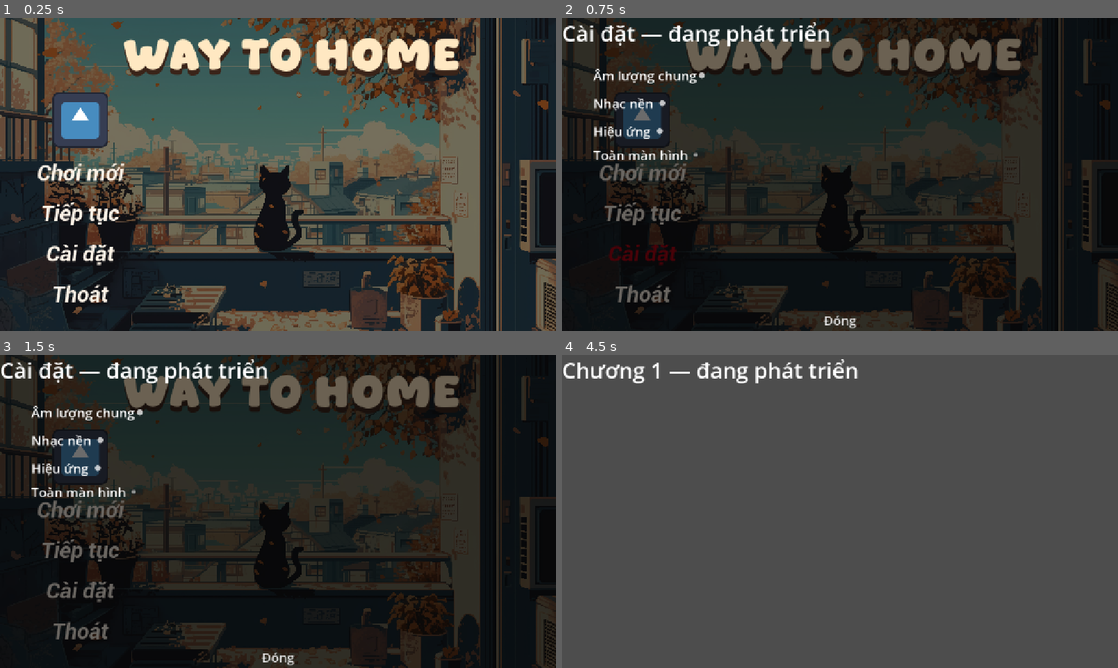
Above: before the commit, frames 1-4 (two rows, left to right).
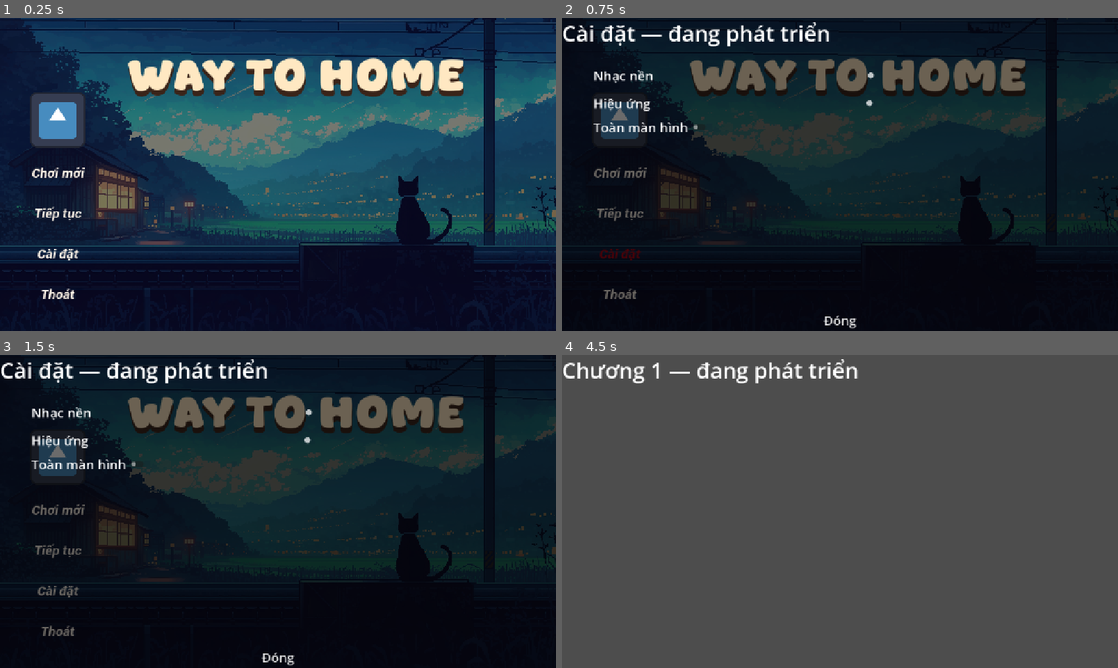
Above: after the commit, the same moments.

Repository: Quannedevlord/Way-To-Home
Game: Godot game, scene res://scenes/main_menu/main_menu.tscn
Two runs of this game, one before a commit and one after it. Both use one fixed random seed, a clock stepped at 60 frames per second and the inputs below. The engine's default icon, where the game draws it, is replaced by a stand-in: a white triangle on a blue panel in a dark square.
Inputs:
- Up to frame 1 (0.25 s): no input
- Up to frame 2 (0.75 s): click "Cài đặt" at 0.5 s
- Up to frame 3 (1.5 s): click "Chơi mới" at 1.25 s
- Up to frame 4 (4.5 s): click "Tiếp tục" at 2 s; click "Thoát" at 2.75 s; click "Đóng" at 3.5 s; click "Chơi mới" at 4.25 s

The runs differ from the first frame. In frame 1, 83% of the frame differs, in the area x 0-100%, y 0-100%; in frame 2, 44%; in frame 3, 44%; in frame 4, nothing differs.

Commit message:
hoan thanh vfx

Diff:
--- a/scenes/main_menu/main_menu.gd
+++ b/scenes/main_menu/main_menu.gd
@@ -1,4 +1,6 @@
 extends Control
+
+const SettingsScript = preload("res://scenes/settings/settings.gd")
 
 @export var start_button: Button
 @export var continue_button: Button
@@ -7,6 +9,7 @@
 
 
 func _ready() -> void:
+	SettingsScript.apply_saved_audio_settings()
 	start_button.pressed.connect(_on_start_pressed)
 	continue_button.pressed.connect(_on_continue_pressed)
 	setting_button.pressed.connect(_on_setting_pressed)
--- a/scenes/main_menu/main_menu.tscn
+++ b/scenes/main_menu/main_menu.tscn
@@ -2,10 +2,11 @@
 
 [ext_resource type="Theme" uid="uid://dw0edg512es" path="res://themes/main_theme.tres" id="1_rtw2f"]
 [ext_resource type="Script" uid="uid://ccaiigwio7fyb" path="res://scenes/main_menu/main_menu.gd" id="2_oa1go"]
-[ext_resource type="Texture2D" uid="uid://vj8ly36y5hg4" path="res://assets/backgrounds/cat-pixel-art-city-scenery-4k-wallpaper-uhdpaper.com-284@5@p.jpg" id="3_tbmy8"]
+[ext_resource type="Texture2D" uid="uid://3opo0lwx3vik" path="res://assets/backgrounds/cat-night-scenery.jpg" id="3_5seab"]
 [ext_resource type="Texture2D" uid="uid://cg8fxk5dxgfof" path="res://icon.svg" id="4_jk1qb"]
 [ext_resource type="FontFile" uid="uid://dufrwosflfo7y" path="res://assets/backgrounds/fonts/Roboto-BoldItalic.ttf" id="5_5dd4i"]
 [ext_resource type="FontFile" uid="uid://br32clludmf7q" path="res://assets/backgrounds/fonts/Creamy Chicken.otf" id="6_lgwnu"]
+[ext_resource type="AudioStream" uid="uid://dyvrysgyoaciy" path="res://assets/backgrounds/audio/bgm/menu3.mp3" id="7_5seab"]
 
 [sub_resource type="StyleBoxEmpty" id="StyleBoxEmpty_uef0c"]
 
@@ -35,7 +36,7 @@
 anchor_bottom = 1.0
 grow_horizontal = 2
 grow_vertical = 2
-texture = ExtResource("3_tbmy8")
+texture = ExtResource("3_5seab")
 expand_mode = 1
 stretch_mode = 6
 
@@ -56,6 +57,7 @@
 
 [node name="main button" type="VBoxContainer" parent="MarginContainer" unique_id=658152569]
 layout_mode = 2
+size_flags_horizontal = 0
 theme_override_constants/separation = 25
 
 [node name="TextureRect" type="TextureRect" parent="MarginContainer/main button" unique_id=812374454]
@@ -74,7 +76,7 @@
 theme_override_colors/font_hover_pressed_color = Color(0, 0, 0, 1)
 theme_override_colors/font_outline_color = Color(0.16862746, 0.22745098, 0.2901961, 1)
 theme_override_fonts/font = ExtResource("5_5dd4i")
-theme_override_font_sizes/font_size = 50
+theme_override_font_sizes/font_size = 30
 theme_override_styles/pressed = SubResource("StyleBoxEmpty_uef0c")
 theme_override_styles/disabled = SubResource("StyleBoxFlat_1m6bl")
 theme_override_styles/focus = SubResource("StyleBoxEmpty_bswgn")
@@ -90,7 +92,7 @@
 theme_override_colors/font_hover_pressed_color = Color(0, 0, 0, 1)
 theme_override_colors/font_outline_color = Color(0.16862746, 0.22745098, 0.2901961, 1)
 theme_override_fonts/font = ExtResource("5_5dd4i")
-theme_override_font_sizes/font_size = 50
+theme_override_font_sizes/font_size = 30
 theme_override_styles/pressed = SubResource("StyleBoxEmpty_uef0c")
 text = "Tiếp tục"
 
@@ -104,7 +106,7 @@
 theme_override_colors/font_hover_pressed_color = Color(0, 0, 0, 1)
 theme_override_colors/font_outline_color = Color(0.16862746, 0.22745098, 0.2901961, 1)
 theme_override_fonts/font = ExtResource("5_5dd4i")
-theme_override_font_sizes/font_size = 50
+theme_override_font_sizes/font_size = 30
 theme_override_styles/pressed = SubResource("StyleBoxEmpty_uef0c")
 text = "Cài đặt"
 
@@ -118,7 +120,7 @@
 theme_override_colors/font_hover_pressed_color = Color(0, 0, 0, 1)
 theme_override_colors/font_outline_color = Color(0.16862746, 0.22745098, 0.2901961, 1)
 theme_override_fonts/font = ExtResource("5_5dd4i")
-theme_override_font_sizes/font_size = 50
+theme_override_font_sizes/font_size = 30
 theme_override_styles/pressed = SubResource("StyleBoxEmpty_uef0c")
 text = "Thoát"
 
@@ -127,10 +129,10 @@
 anchors_preset = 5
 anchor_left = 0.5
 anchor_right = 0.5
-offset_left = -358.0
-offset_top = 23.0
-offset_right = 433.0
-offset_bottom = 188.0
+offset_left = -348.0
+offset_top = 70.0
+offset_right = 443.0
+offset_bottom = 235.0
 grow_horizontal = 2
 theme_override_colors/font_color = Color(1, 0.9098039, 0.7607843, 1)
 theme_override_colors/font_shadow_color = Color(0.22745098, 0.14117648, 0.09803922, 1)
@@ -139,3 +141,8 @@
 theme_override_fonts/font = ExtResource("6_lgwnu")
 theme_override_font_sizes/font_size = 100
 text = "WAY TO HOME"
+
+[node name="BGMPlayer" type="AudioStreamPlayer" parent="." unique_id=2101348592]
+stream = ExtResource("7_5seab")
+autoplay = true
+bus = &"Music"
--- a/scenes/settings/settings.gd
+++ b/scenes/settings/settings.gd
@@ -1,7 +1,10 @@
 extends Control
 
+const SETTINGS_PATH := "user://settings.cfg"
+const DEFAULT_MUSIC_VOLUME := 1.0
+const DEFAULT_SFX_VOLUME := 1.0
+
 @export var close_button: Button
-@export var master_slider: HSlider
 @export var music_slider: HSlider
 @export var sfx_slider: HSlider
 @export var fullscreen_toggle: CheckButton
@@ -9,7 +12,6 @@
 
 func _ready() -> void:
 	close_button.pressed.connect(_on_close_pressed)
-	master_slider.value_changed.connect(_on_master_volume_changed)
 	music_slider.value_changed.connect(_on_music_volume_changed)
 	sfx_slider.value_changed.connect(_on_sfx_volume_changed)
 	fullscreen_toggle.toggled.connect(_on_fullscreen_toggled)
@@ -19,11 +21,6 @@
 
 func _on_close_pressed() -> void:
 	queue_free()
-
-
-func _on_master_volume_changed(value: float) -> void:
-	AudioServer.set_bus_volume_db(AudioServer.get_bus_index("Master"), linear_to_db(value))
-	_save_settings()
 
 
 func _on_music_volume_changed(value: float) -> void:
@@ -46,7 +43,6 @@
 
 func _save_settings() -> void:
 	var config := ConfigFile.new()
-	config.set_value("audio", "master", master_slider.value)
 	config.set_value("audio", "music", music_slider.value)
 	config.set_value("audio", "sfx", sfx_slider.value)
 	config.set_value("display", "fullscreen", fullscreen_toggle.button_pressed)
@@ -55,14 +51,24 @@
 
 func _load_settings() -> void:
 	var config := ConfigFile.new()
-	if config.load("user://settings.cfg") != OK:
-		return  # Chưa từng lưu trước đó, giữ giá trị mặc định trên slider
+	config.load(SETTINGS_PATH)
 
-	master_slider.set_value_no_signal(config.get_value("audio", "master", 1.0))
-	music_slider.set_value_no_signal(config.get_value("audio", "music", 1.0))
-	sfx_slider.set_value_no_signal(config.get_value("audio", "sfx", 1.0))
+	var music_volume: float = config.get_value("audio", "music", DEFAULT_MUSIC_VOLUME)
+	var sfx_volume: float = config.get_value("audio", "sfx", DEFAULT_SFX_VOLUME)
+	music_slider.set_value_no_signal(music_volume)
+	sfx_slider.set_value_no_signal(sfx_volume)
 	fullscreen_toggle.set_pressed_no_signal(config.get_value("display", "fullscreen", false))
+	_apply_audio_settings(music_volume, sfx_volume)
 
-	AudioServer.set_bus_volume_db(AudioServer.get_bus_index("Master"), linear_to_db(master_slider.value))
-	AudioServer.set_bus_volume_db(AudioServer.get_bus_index("Music"), linear_to_db(music_slider.value))
-	AudioServer.set_bus_volume_db(AudioServer.get_bus_index("SFX"), linear_to_db(sfx_slider.value))
+
+static func apply_saved_audio_settings() -> void:
+	var config := ConfigFile.new()
+	config.load(SETTINGS_PATH)
+	var music_volume: float = config.get_value("audio", "music", DEFAULT_MUSIC_VOLUME)
+	var sfx_volume: float = config.get_value("audio", "sfx", DEFAULT_SFX_VOLUME)
+	_apply_audio_settings(music_volume, sfx_volume)
+
+
+static func _apply_audio_settings(music_volume: float, sfx_volume: float) -> void:
+	AudioServer.set_bus_volume_db(AudioServer.get_bus_index("Music"), linear_to_db(music_volume))
+	AudioServer.set_bus_volume_db(AudioServer.get_bus_index("SFX"), linear_to_db(sfx_volume))
--- a/scenes/settings/settings.tscn
+++ b/scenes/settings/settings.tscn
@@ -14,7 +14,7 @@
 
 [sub_resource type="StyleBoxEmpty" id="StyleBoxEmpty_5dd4i"]
 
-[node name="Setting" type="Control" unique_id=21935495 node_paths=PackedStringArray("close_button", "master_slider", "music_slider", "sfx_slider", "fullscreen_toggle")]
+[node name="Setting" type="Control" unique_id=21935495 node_paths=PackedStringArray("close_button", "music_slider", "sfx_slider", "fullscreen_toggle")]
 layout_mode = 3
 anchors_preset = 15
 anchor_right = 1.0
@@ -23,7 +23,6 @@
 grow_vertical = 2
 script = ExtResource("1_5p8wc")
 close_button = NodePath("close")
-master_slider = NodePath("OptionsBox/HBoxContainer/HSlider")
 music_slider = NodePath("OptionsBox/HBoxContainer2/HSlider")
 sfx_slider = NodePath("OptionsBox/HBoxContainer3/HSlider")
 fullscreen_toggle = NodePath("OptionsBox/HBoxContainer4/CheckButton")
@@ -61,21 +60,6 @@
 grow_horizontal = 2
 grow_vertical = 2
 
-[node name="HBoxContainer" type="HBoxContainer" parent="OptionsBox" unique_id=1054499406]
-layout_mode = 2
-
-[node name="Label" type="Label" parent="OptionsBox/HBoxContainer" unique_id=1077952952]
-layout_mode = 2
-theme_override_font_sizes/font_size = 30
-text = "Âm lượng chung"
-
-[node name="HSlider" type="HSlider" parent="OptionsBox/HBoxContainer" unique_id=862845978]
-custom_minimum_size = Vector2(300, 60)
-layout_mode = 2
-size_flags_horizontal = 3
-theme_override_styles/slider = SubResource("StyleBoxFlat_5p8wc")
-theme_override_styles/grabber_area = SubResource("StyleBoxFlat_r6d6q")
-
 [node name="HBoxContainer2" type="HBoxContainer" parent="OptionsBox" unique_id=75003055]
 layout_mode = 2
 
@@ -90,6 +74,7 @@
 size_flags_horizontal = 3
 theme_override_styles/slider = SubResource("StyleBoxFlat_5p8wc")
 theme_override_styles/grabber_area = SubResource("StyleBoxFlat_r6d6q")
+max_value = 2.0
 step = 0.05
 value = 1.0
 
@@ -107,6 +92,7 @@
 size_flags_horizontal = 3
 theme_override_styles/slider = SubResource("StyleBoxFlat_5p8wc")
 theme_override_styles/grabber_area = SubResource("StyleBoxFlat_r6d6q")
+max_value = 2.0
 step = 0.05
 value = 1.0
 
Not shown, added: assets/backgrounds/audio/bgm/end game.mp3.import
Not shown, added: assets/backgrounds/audio/bgm/end game2.mp3.import
Not shown, added: assets/backgrounds/audio/bgm/in game.mp3.import
Not shown, added: assets/backgrounds/audio/bgm/in game2.mp3.import
Not shown, added: assets/backgrounds/audio/bgm/in game3.mp3.import
Not shown, added: assets/backgrounds/audio/bgm/menu.mp3.import
Not shown, added: assets/backgrounds/audio/bgm/menu2.mp3.import
Not shown, added: assets/backgrounds/audio/bgm/menu3.mp3.import
Not shown, added: assets/backgrounds/audio/bgm/twist.mp3.import
Binary file added: assets/backgrounds/cat-night-scenery.jpg
Not shown, added: assets/backgrounds/cat-night-scenery.jpg.import
Binary file added: assets/backgrounds/logo.png
(and 10 more such lines)
